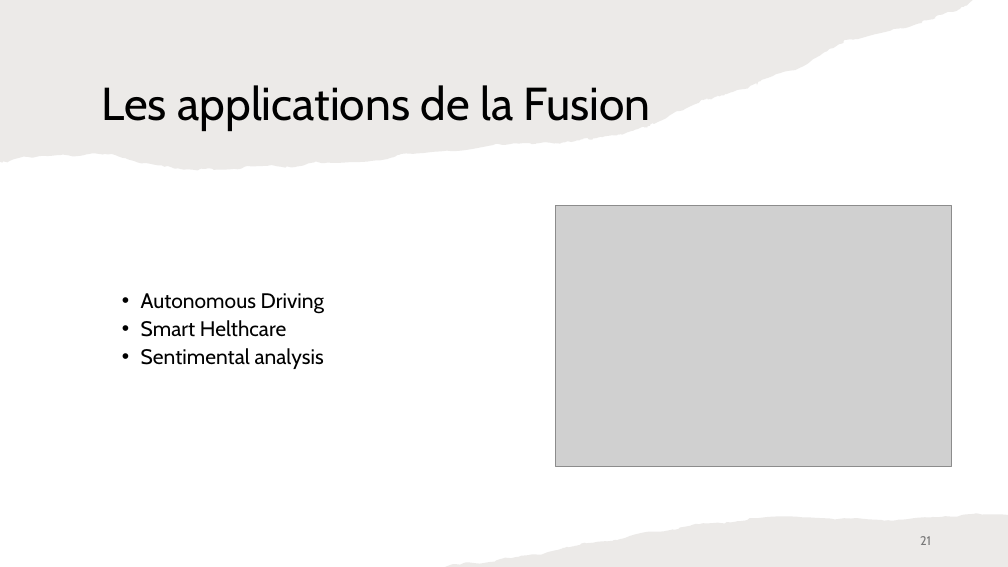
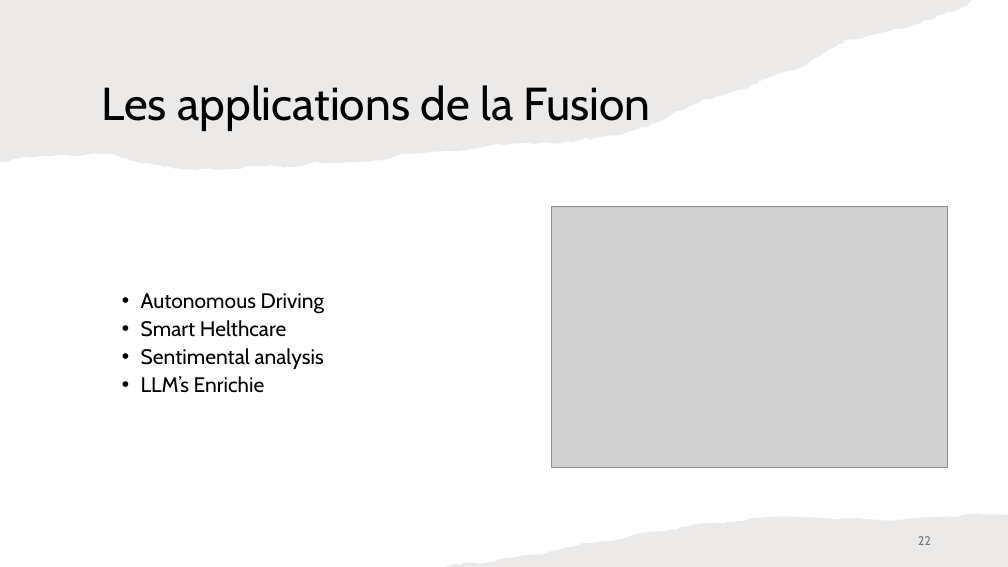
Before and after one commit to IzowRM/Stage-Cetic, a slide deck: slide 22 of Doc Slide/Presentation_du_27_01.pptx (slide 21 before the commit). Drawn at 1008x567 pixels with LibreOffice and Linux fonts; fonts in the diff are those of the drawing; grey boxes stand for pictures. Boxes give left, top, right and bottom in pixels: in the first picture for what was removed or moved away, otherwise in the second. Text is boxed around its words. In the diff, an @@ line names an element or a change of style, - is before the commit and + after.

```diff
--- a/Doc Slide/Presentation_du_27_01.pptx
+++ b/Doc Slide/Presentation_du_27_01.pptx
@@ picture: place and size @@
-picture at <box>556,206,952,467</box>
+picture at <box>551,206,948,468</box>
@@ text at <box>141,376,265,393</box>: paragraph added @@
+  • LLM’s Enrichie
@@ page number at <box>918,536,931,545</box>: text changed @@
-21
+22
```
Also in this commit, not shown: 3 other slides changed, 2 slides added, 9 slides removed, 7 other files.
